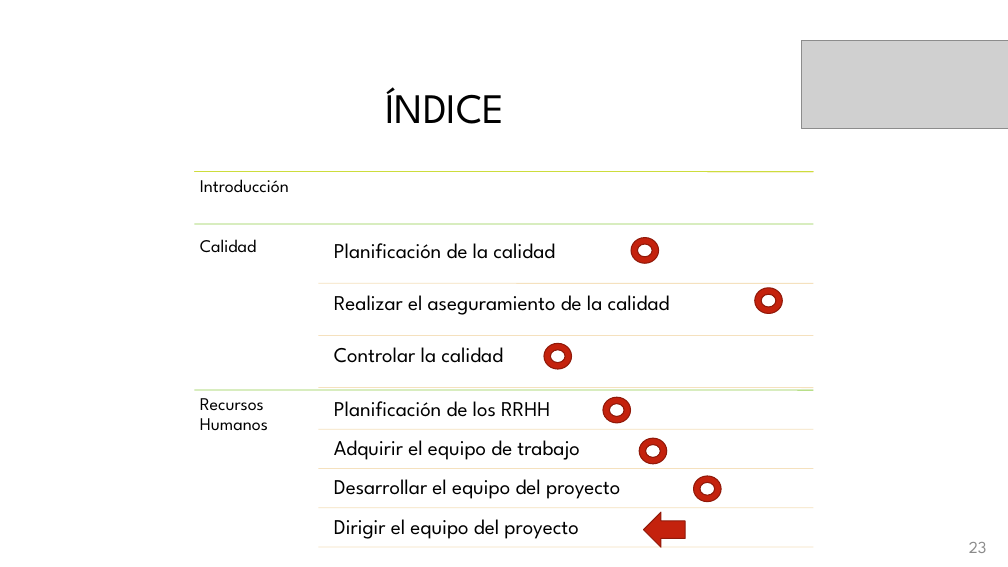
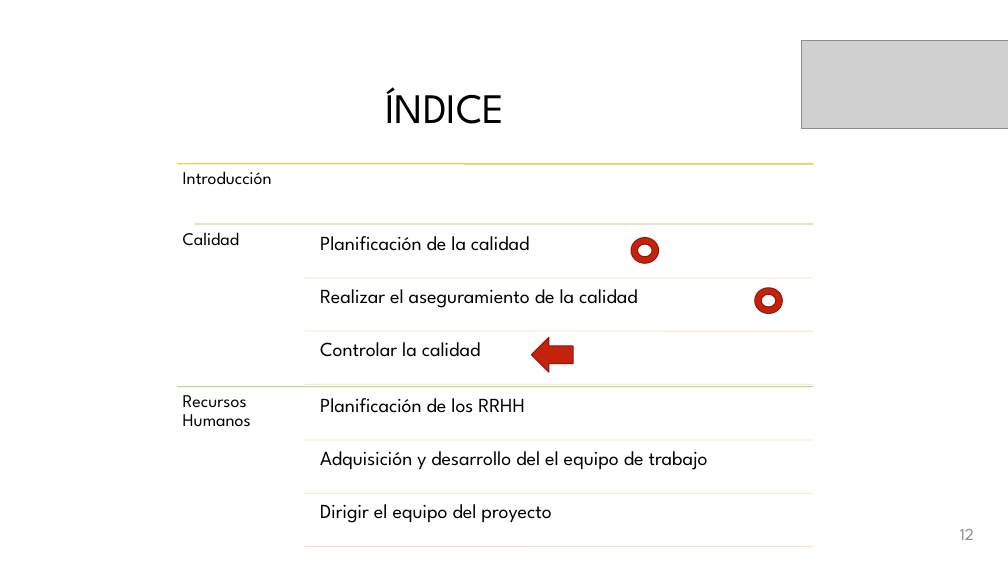
Before and after one commit to galledohm/Gestion_Proyectos, a slide deck: slide 13 of Documentos_generados/3. Gestion de Calidad y RRHH/Presentación3.pptx (slide 24 before the commit). Drawn at 1008x567 pixels with LibreOffice and Linux fonts; fonts in the diff are those of the drawing; grey boxes stand for pictures; background and template pictures are left out. Boxes give left, top, right and bottom in pixels: in the first picture for what was removed or moved away, otherwise in the second. Text is boxed around its words. In the diff, an @@ line names an element or a change of style, - is before the commit and + after.

```diff
--- a/Documentos_generados/3. Gestion de Calidad y RRHH/Presentación3.pptx
+++ b/Documentos_generados/3. Gestion de Calidad y RRHH/Presentación3.pptx
@@ text "Introducción": place and size @@
-text "Introducción" at bbox=[200, 179, 289, 193]
+text "Introducción" at bbox=[183, 171, 272, 185]
@@ line moved from (194, 172) - (814, 172) to (178, 164) - (814, 164) @@
@@ line moved from (194, 172) - (814, 172) to (178, 164) - (814, 164) @@
@@ text "Calidad": place and size @@
-text "Calidad" at bbox=[200, 239, 256, 253]
+text "Calidad" at bbox=[183, 232, 239, 246]
@@ text "Planificación de la calidad": place and size @@
-text "Planificación de la calidad" at bbox=[334, 243, 555, 259]
+text "Planificación de la calidad" at bbox=[320, 236, 530, 251]
@@ line moved from (318, 284) - (814, 284) to (305, 278) - (814, 278) @@
@@ text "Realizar el aseguramiento de la ...": place and size @@
-text "Realizar el aseguramiento de la ..." at bbox=[334, 295, 670, 315]
+text "Realizar el aseguramiento de la ..." at bbox=[320, 289, 638, 308]
@@ line moved from (318, 336) - (814, 336) to (305, 331) - (814, 331) @@
@@ text "Controlar la calidad": place and size @@
-text "Controlar la calidad" at bbox=[334, 347, 503, 363]
+text "Controlar la calidad" at bbox=[320, 342, 481, 357]
@@ right arrow: place and size @@
-right arrow at bbox=[644, 512, 685, 547]
+right arrow at bbox=[532, 337, 573, 372]
@@ donut removed at bbox=[544, 343, 572, 369] @@
@@ text "Recursos Humanos": place and size @@
-text "Recursos Humanos" at bbox=[200, 398, 268, 431]
+text "Recursos Humanos" at bbox=[183, 395, 251, 427]
@@ line moved from (194, 390) - (814, 390) to (178, 387) - (814, 387) @@
@@ line moved from (318, 388) - (814, 388) to (305, 384) - (814, 384) @@
@@ text "Planificación de los RRHH": place and size @@
-text "Planificación de los RRHH" at bbox=[334, 401, 550, 417]
+text "Planificación de los RRHH" at bbox=[320, 398, 525, 413]
@@ donut removed at bbox=[603, 397, 631, 423] @@
@@ line moved from (318, 430) - (814, 430) to (305, 440) - (814, 440) @@
@@ donut removed at bbox=[639, 439, 666, 464] @@
@@ line removed from (318, 469) to (814, 469) @@
@@ text at bbox=[320, 451, 708, 470]: text changed; size 20 to 19 pt @@
-Adquirir el equipo de trabajo
+Adquisición y desarrollo del el equipo de trabajo
@@ text removed at bbox=[334, 479, 620, 499] @@
-Desarrollar el equipo del proyecto
@@ donut removed at bbox=[693, 476, 721, 502] @@
@@ line moved from (318, 508) - (814, 508) to (305, 493) - (814, 493) @@
@@ size 20 to 19 pt in 5 elements at bbox=[320, 342, 481, 357], bbox=[320, 289, 638, 308], bbox=[320, 236, 530, 251], bbox=[320, 398, 525, 413], bbox=[320, 504, 551, 523] @@
@@ text "Dirigir el equipo del proyecto": place and size @@
-text "Dirigir el equipo del proyecto" at bbox=[334, 519, 578, 539]
+text "Dirigir el equipo del proyecto" at bbox=[320, 504, 551, 523]
@@ page number added at bbox=[960, 529, 974, 540], 16 pt, text #8C8C8C @@
+12
@@ line moved from (318, 547) - (814, 547) to (305, 547) - (814, 547) @@
@@ page number removed at bbox=[969, 542, 987, 553] @@
-23
```
Also in this commit, not shown: 7 other slides changed, 2 slides removed.
